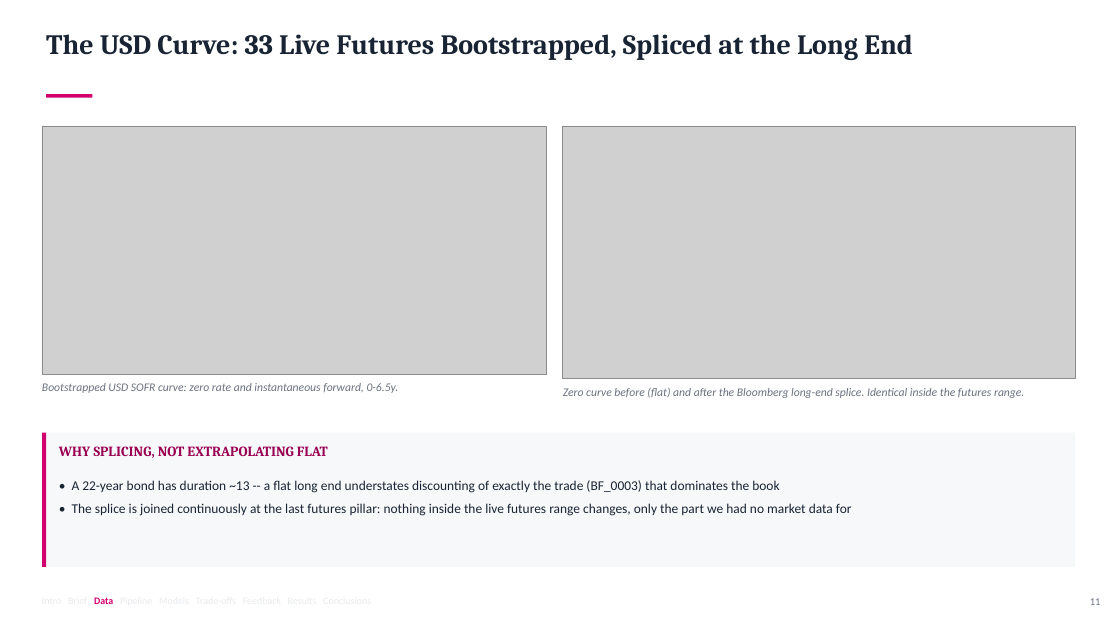
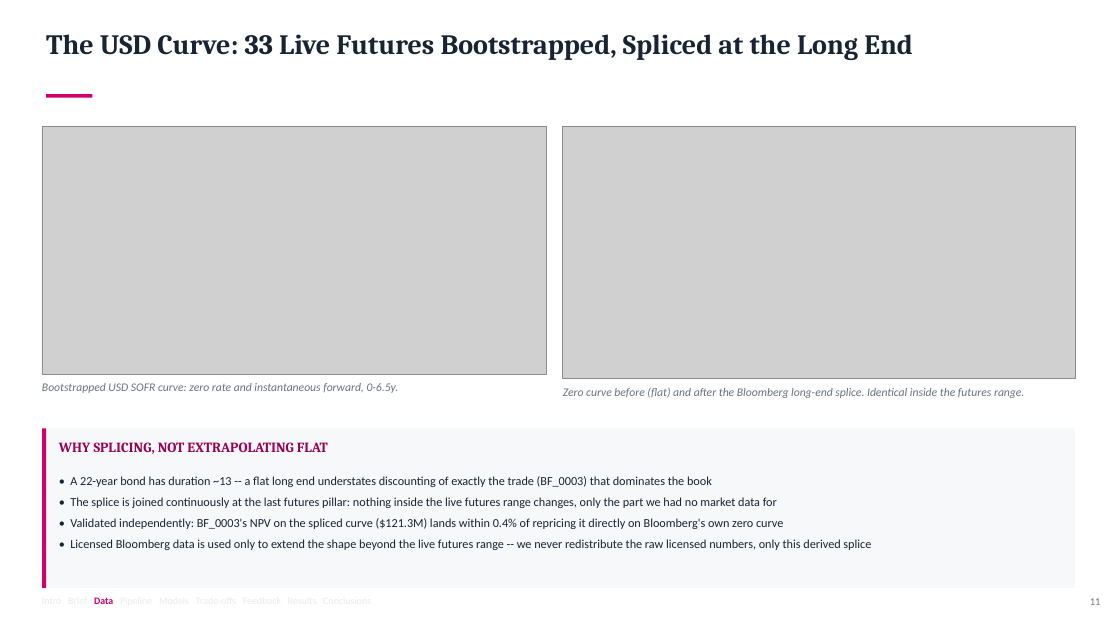
Before and after one commit to eshapandya24/capitolis-risk-engine, a slide deck: slide 11 of docs/Capitolis_CCR_Client_Final_Presentation.pptx. Drawn at 1120x630 pixels with LibreOffice and Linux fonts; fonts in the diff are those of the drawing; grey boxes stand for pictures. Boxes give left, top, right and bottom in pixels: in the first picture for what was removed or moved away, otherwise in the second. Text is boxed around its words. In the diff, an @@ line names an element or a change of style, - is before the commit and + after.

```diff
--- a/docs/Capitolis_CCR_Client_Final_Presentation.pptx
+++ b/docs/Capitolis_CCR_Client_Final_Presentation.pptx
@@ rectangle: place and size @@
-rectangle at [42, 433, 1075, 567]
+rectangle at [42, 429, 1075, 588]
@@ rectangle: place and size @@
-rectangle at [42, 433, 46, 567]
+rectangle at [42, 429, 46, 588]
@@ text "WHY SPLICING, NOT EXTRAPOLATING FLAT": place and size @@
-text "WHY SPLICING, NOT EXTRAPOLATING FLAT" at [59, 446, 328, 458]
+text "WHY SPLICING, NOT EXTRAPOLATING FLAT" at [59, 442, 328, 454]
@@ text at [70, 476, 777, 508]: size 11.5 to 10.5 pt in "• A 22-year bond has duration ~13 ...", "• The splice is joined continuously at ..." @@
@@ text at [70, 518, 871, 550]: paragraphs added @@
+• Validated independently: BF_0003's NPV on the spliced curve ($121.3M) lands within 0.4% of repricing it directly on Bloomberg's own zero curve
+• Licensed Bloomberg data is used only to extend the shape beyond the live futures range -- we never redistribute the raw licensed numbers, only this derived splice
```
Also in this commit, not shown: 11 other slides changed, 1 other file.
